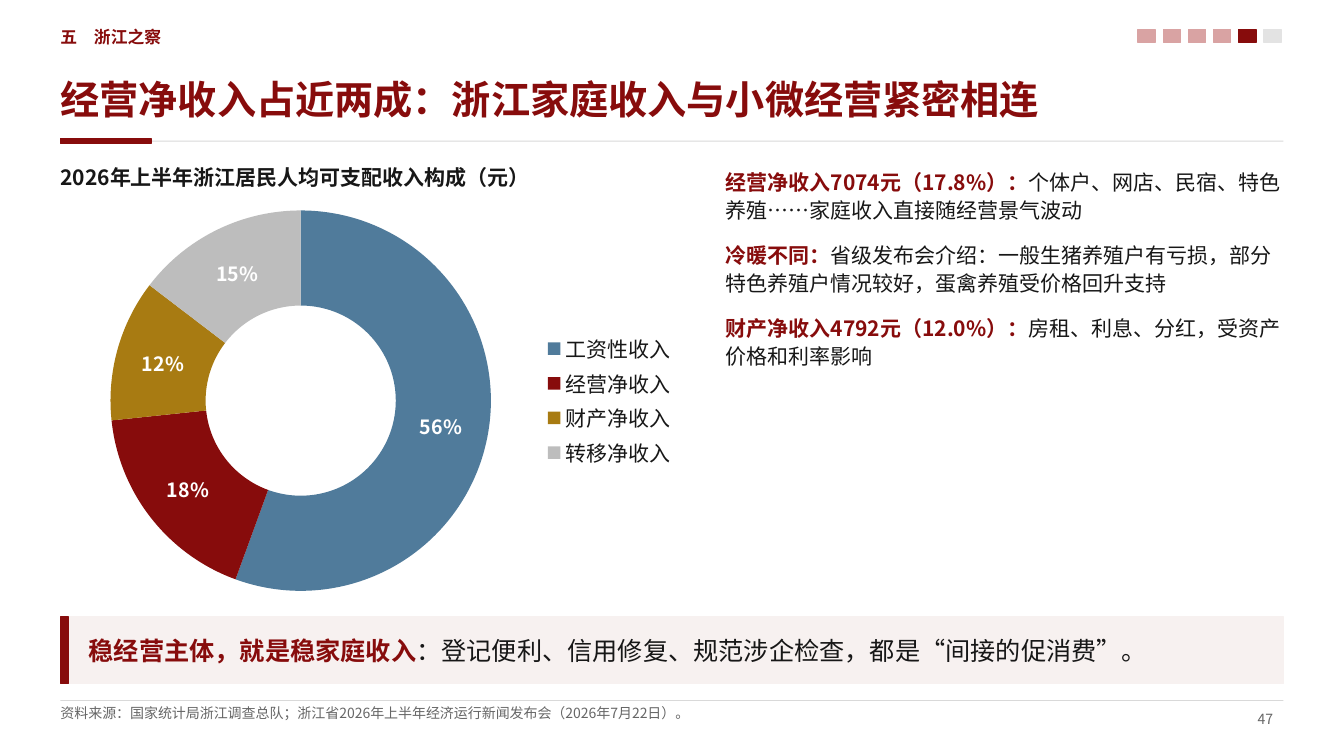
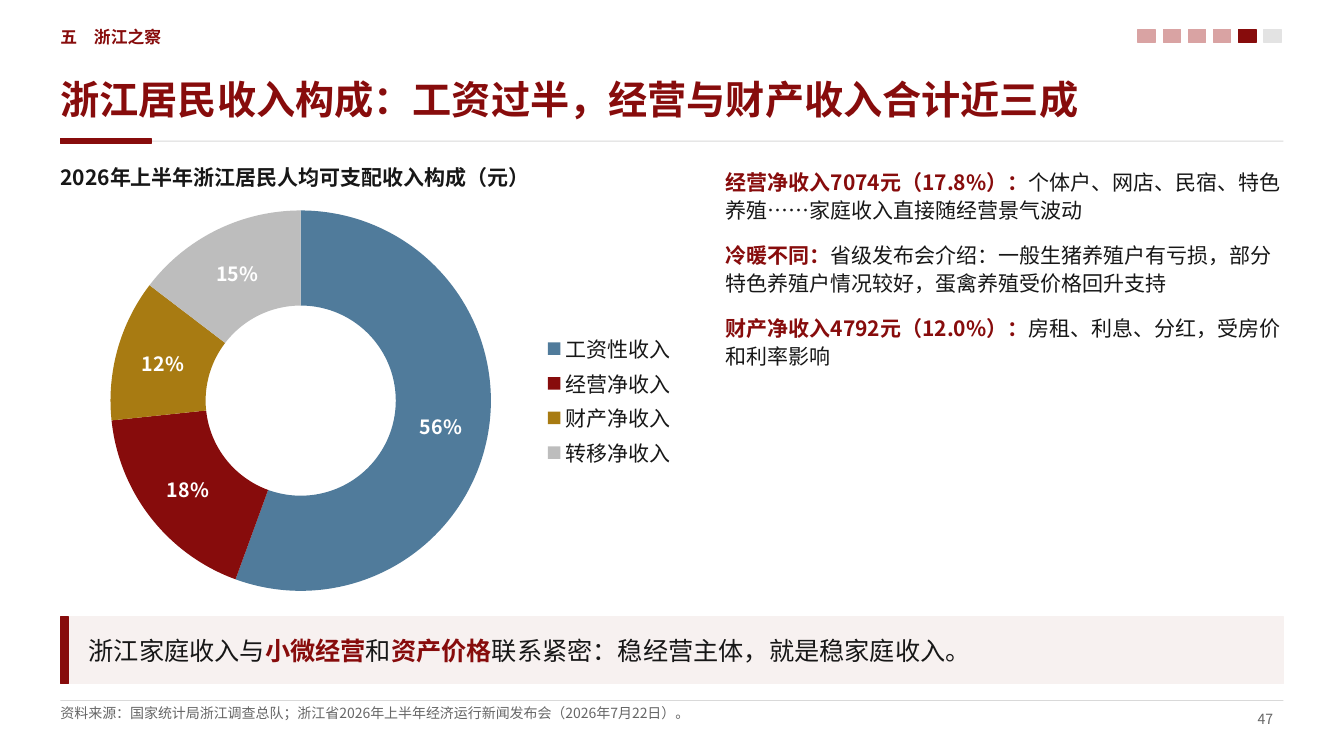
Before and after one commit to zerongwong/zerongwong.github.io, a slide deck: slide 47 of talks/2026-10-consumption-regulation/消费提振视角下的中国宏观经济形势分析_第三稿.pptx. Drawn at 1344x756 pixels with LibreOffice and Linux fonts; fonts in the diff are those of the drawing. Boxes give left, top, right and bottom in pixels: in the first picture for what was removed or moved away, otherwise in the second. Text is boxed around its words. In the diff, an @@ line names an element or a change of style, - is before the commit and + after.

```diff
--- a/talks/2026-10-consumption-regulation/消费提振视角下的中国宏观经济形势分析_第三稿.pptx
+++ b/talks/2026-10-consumption-regulation/消费提振视角下的中国宏观经济形势分析_第三稿.pptx
@@ title at box(60, 80, 1078, 119): text changed @@
-经营净收入占近两成：浙江家庭收入与小微经营紧密相连
+浙江居民收入构成：工资过半，经营与财产收入合计近三成
@@ text at box(726, 318, 1281, 366): text changed; text colour #171717 to #870C0C; bold on @@
-财产净收入4792元（12.0%）：房租、利息、分红，受资产价格和利率影响
+财产净收入4792元（12.0%）：房租、利息、分红，受房价和利率影响
@@ text at box(89, 638, 971, 663): text changed @@
-稳经营主体，就是稳家庭收入：登记便利、信用修复、规范涉企检查，都是“间接的促消费”。
+浙江家庭收入与小微经营和资产价格联系紧密：稳经营主体，就是稳家庭收入。
```
Also in this commit, not shown: 37 other slides changed, 9 other files.
